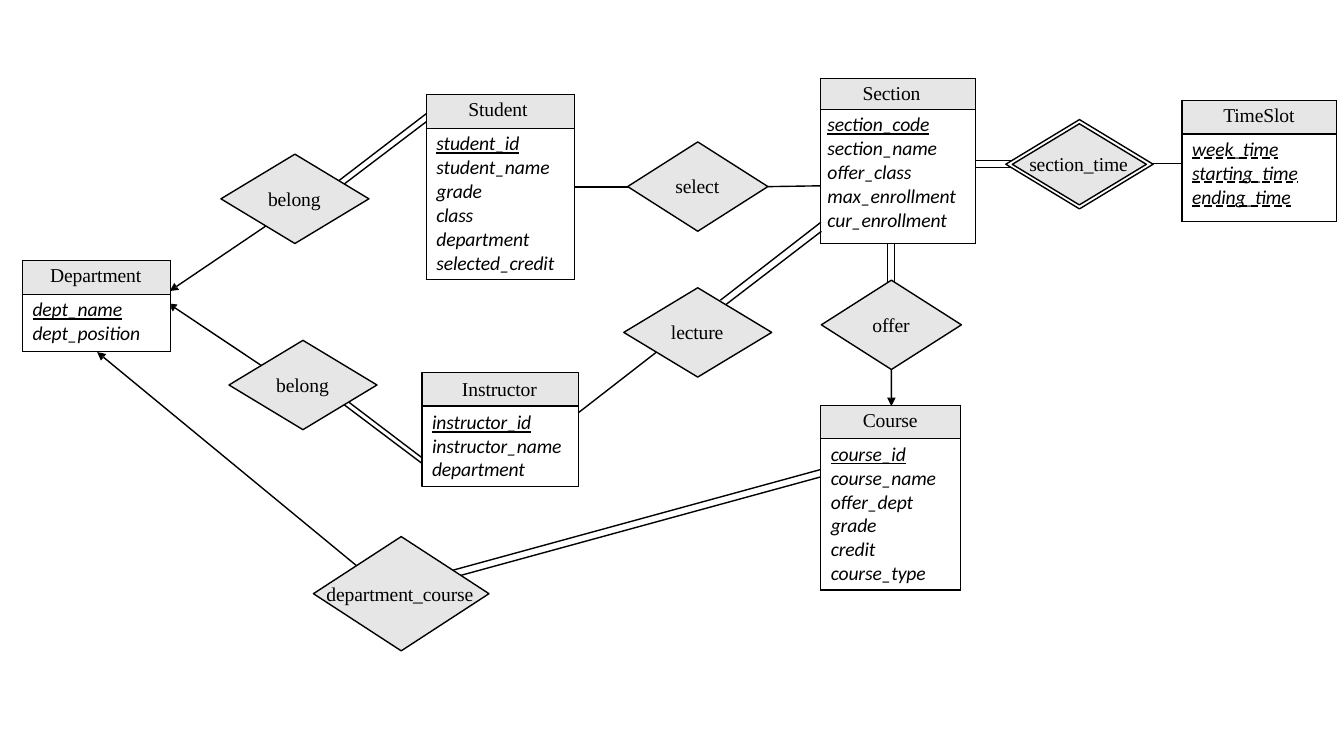
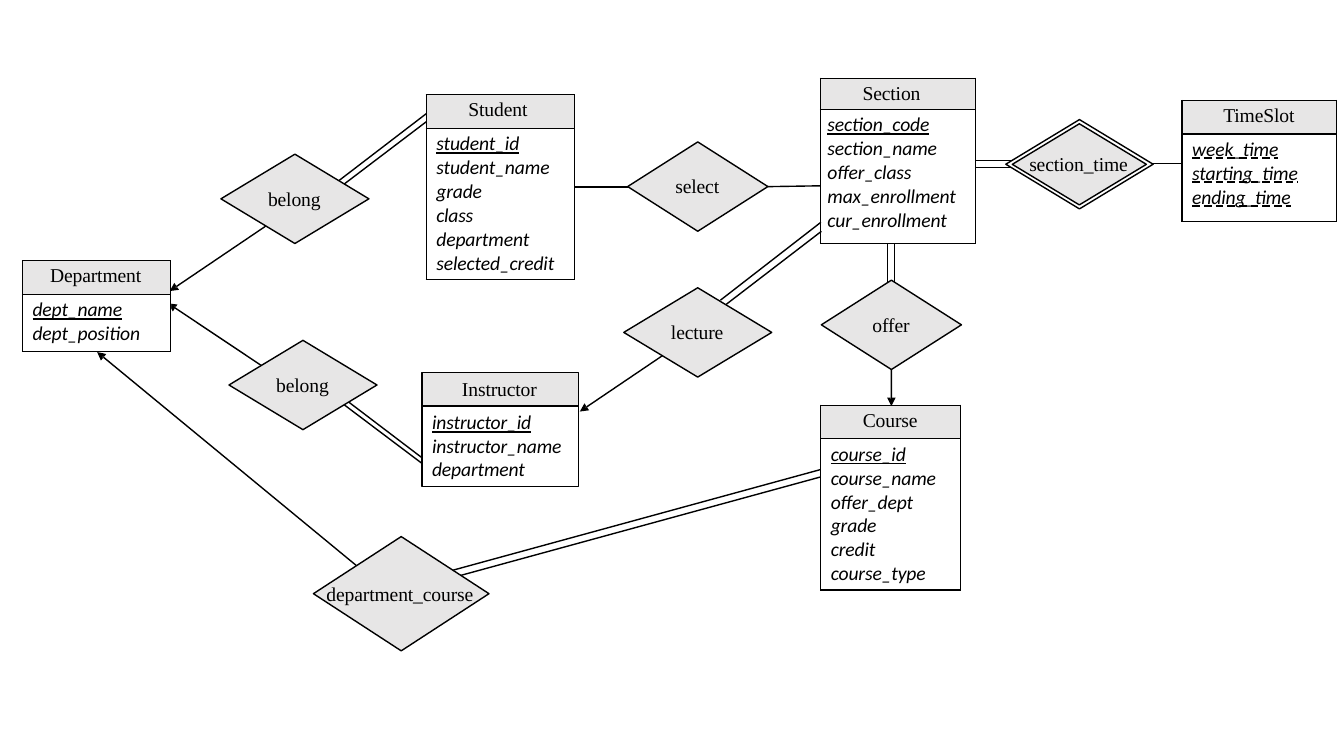
Before and after one commit to WhitePomeranian/3-Tier_Course-Registration-System, a slide deck: slide 1 of DB_Schema.pptx. Drawn at 1344x756 pixels with LibreOffice and Linux fonts; fonts in the diff are those of the drawing. Boxes give left, top, right and bottom in pixels: in the first picture for what was removed or moved away, otherwise in the second. Text is boxed around its words. In the diff, an @@ line names an element or a change of style, - is before the commit and + after.

```diff
--- a/DB_Schema.pptx
+++ b/DB_Schema.pptx
@@ freeform shape: place and size @@
-freeform shape at <box>575,352,657,415</box>
+freeform shape at <box>580,346,677,411</box>
@@ freeform shape at <box>580,346,677,411</box>: fill none to #000000; outline #000000 1 pt to none @@
```
Also in this commit, not shown: 1 other slide changed.
